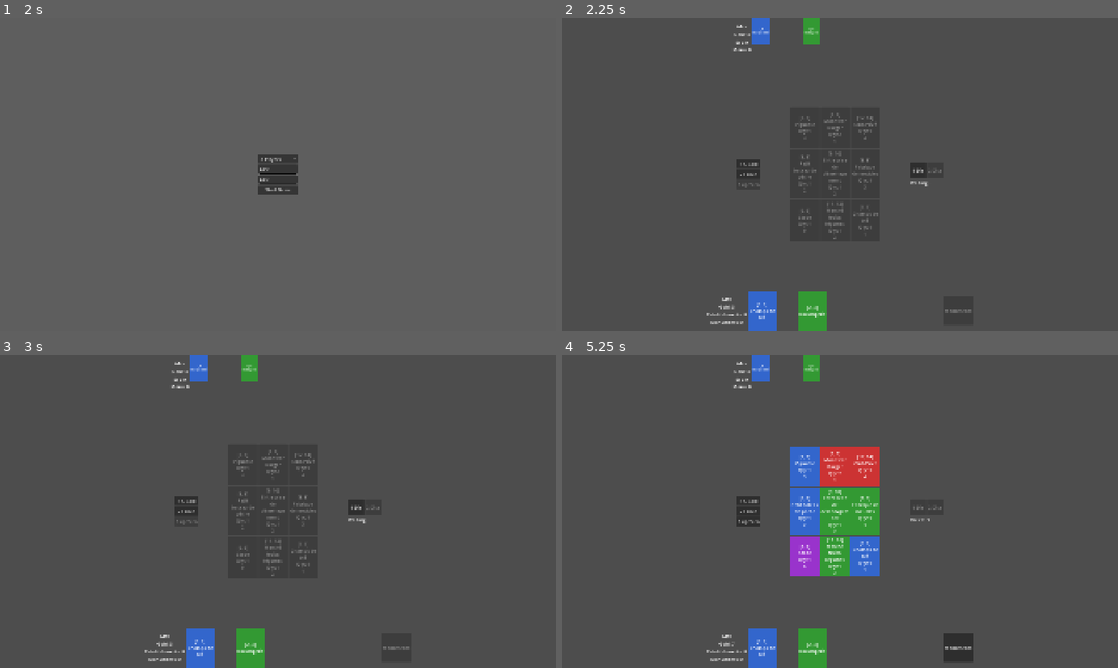
Above: before the commit, frames 1-4 (two rows, left to right).
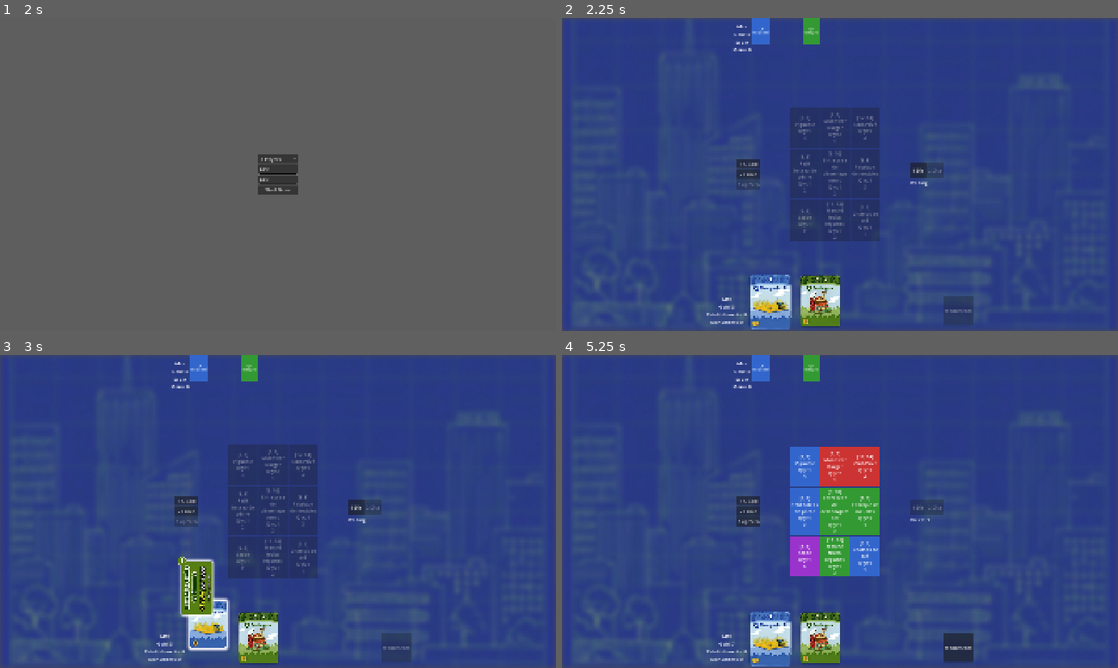
Above: after the commit, the same moments.

Repository: NyHaja/Minivilles
Game: Godot game, scene res://scene/Prototype/V3/MainMenu.tscn
Two runs of this game, one before a commit and one after it. Both use one fixed random seed, a clock stepped at 60 frames per second and the inputs below.
Inputs (mouse positions are in pixels of both pictures, inside the frame that each line leads up to):
- Up to frame 1 (2 s): click "Play" at 0.5 s; click (278, 168) at 1.27 s; type "Alex" at 1.35 s; click (278, 180) at 1.5 s; type "Alex" at 1.58 s
- Up to frame 2 (2.25 s): click "Start Game" at 2 s
- Up to frame 3 (3 s): click (205, 639) at 2.77 s
- Up to frame 4 (5.25 s): click "+ 5 Gold" at 3.5 s; click "- 2 Gold" at 4.25 s; click "1 Die" at 5 s

Frame 1 is identical in both runs. In frame 2, 99% of the frame differs, in the area x 0-100%, y 0-100%; in frame 3, 99%; in frame 4, 92%.

Commit message:
Added card visuals for the active player deck + renamed card names

Diff:
--- /dev/null
+++ b/mini-ville/scene/Card.tscn
@@ -0,0 +1,3 @@
+[gd_scene format=3 uid="uid://itnqchbcg0eu"]
+
+[node name="Card" type="Node2D" unique_id=76701034]
--- a/mini-ville/scene/Prototype/V3/Jeu.tscn
+++ b/mini-ville/scene/Prototype/V3/Jeu.tscn
@@ -1,9 +1,22 @@
 [gd_scene format=3 uid="uid://lgry15htr8jy"]
 
 [ext_resource type="Script" uid="uid://b7iorriitoyi4" path="res://script/scene/prototype/v3/JeuScript.gd" id="1_pm7t7"]
+[ext_resource type="Texture2D" uid="uid://hyy5v47tnfka" path="res://assets/Background/bluePrint_BG.png" id="2_i5b7y"]
 
 [node name="Jeu" type="Node" unique_id=1592581662]
 script = ExtResource("1_pm7t7")
+
+[node name="TextureRect" type="TextureRect" parent="." unique_id=698215910]
+anchors_preset = 15
+anchor_right = 1.0
+anchor_bottom = 1.0
+offset_left = -20.0
+offset_top = -20.0
+offset_right = 20.0
+offset_bottom = 20.0
+grow_horizontal = 2
+grow_vertical = 2
+texture = ExtResource("2_i5b7y")
 
 [node name="MainUI" type="VBoxContainer" parent="." unique_id=1468551468]
 anchors_preset = 15
@@ -341,7 +354,6 @@
 size_flags_horizontal = 3
 
 [node name="BlueMargin" type="MarginContainer" parent="MainUI/PlayerBottomArea/ActiveDeckContainer" unique_id=1741113173]
-clip_contents = true
 layout_mode = 2
 theme_override_constants/margin_right = 20
 
@@ -352,7 +364,6 @@
 size_flags_horizontal = 3
 
 [node name="GreenMargin" type="MarginContainer" parent="MainUI/PlayerBottomArea/ActiveDeckContainer" unique_id=1164571395]
-clip_contents = true
 layout_mode = 2
 theme_override_constants/margin_right = 20
 
@@ -363,7 +374,6 @@
 size_flags_horizontal = 3
 
 [node name="RedMargin" type="MarginContainer" parent="MainUI/PlayerBottomArea/ActiveDeckContainer" unique_id=101093988]
-clip_contents = true
 layout_mode = 2
 theme_override_constants/margin_right = 20
 
@@ -374,7 +384,6 @@
 size_flags_horizontal = 3
 
 [node name="PurpleMargin" type="MarginContainer" parent="MainUI/PlayerBottomArea/ActiveDeckContainer" unique_id=207906989]
-clip_contents = true
 layout_mode = 2
 size_flags_horizontal = 3
 
--- a/mini-ville/scene/table/card_X_axis.tscn
+++ b/mini-ville/scene/table/card_X_axis.tscn
@@ -1,6 +1,6 @@
 [gd_scene format=3 uid="uid://daptylvdfs3ss"]
 
-[ext_resource type="Script" uid="uid://cipvv24ib8gf3" path="res://Scripts/card_X_axis.gd" id="1_3qrd2"]
+[ext_resource type="Script" uid="uid://cipvv24ib8gf3" path="res://script/scene/table/card_X_axis.gd" id="1_3qrd2"]
 
 [node name="Card_X_axis" type="Control" unique_id=1098696589]
 custom_minimum_size = Vector2(156, 200)
@@ -12,6 +12,7 @@
 script = ExtResource("1_3qrd2")
 
 [node name="Visual" type="TextureButton" parent="." unique_id=1252935335]
+custom_minimum_size = Vector2(200, 156)
 layout_mode = 1
 anchors_preset = 15
 anchor_right = 1.0
--- a/mini-ville/scene/table/card_Y_axis.tscn
+++ b/mini-ville/scene/table/card_Y_axis.tscn
@@ -22,6 +22,7 @@
 stretch_mode = 5
 
 [node name="Tooltip" type="TextureRect" parent="Visual" unique_id=1731105118]
+visible = false
 z_index = 10
 layout_mode = 0
 offset_left = -28.0
--- a/mini-ville/scene/table/game_scene.tscn
+++ b/mini-ville/scene/table/game_scene.tscn
@@ -7,38 +7,38 @@
 [ext_resource type="Texture2D" uid="uid://crpvb45smahgh" path="res://assets/UI/player_zone_top.png" id="5_7iton"]
 [ext_resource type="PackedScene" uid="uid://cd2sh1b6hfen5" path="res://scene/table/card_Y_axis.tscn" id="5_ikfsv"]
 [ext_resource type="Texture2D" uid="uid://ky4qht6hlynt" path="res://assets/UI/player_zone_right.png" id="6_ikfsv"]
-[ext_resource type="Texture2D" uid="uid://csn34tt2obcsb" path="res://assets/Cards/Basis/Rouge_restaurant 2.png" id="6_olq2e"]
+[ext_resource type="Texture2D" uid="uid://csn34tt2obcsb" path="res://assets/Cards/Basis/rouge_restaurant_1.png" id="6_olq2e"]
 [ext_resource type="Texture2D" uid="uid://l4n4mklmls0i" path="res://assets/UI/player_zone_left.png" id="7_5dgvu"]
-[ext_resource type="Texture2D" uid="uid://c6p77cclojgys" path="res://assets/Cards/Hover/Rouge_restaurant 1.png" id="7_w61bx"]
+[ext_resource type="Texture2D" uid="uid://c6p77cclojgys" path="res://assets/Cards/Hover/Rouge_restaurant_2.png" id="7_w61bx"]
 [ext_resource type="Texture2D" uid="uid://cj58rv1s5ytyl" path="res://assets/Tooltips/tooltip_marché_fruit_et_légume_top.png" id="8_uvj3q"]
-[ext_resource type="Texture2D" uid="uid://8xrbpljr36vr" path="res://assets/Cards/Basis/Rouge_cafe 3.png" id="9_uvj3q"]
-[ext_resource type="Texture2D" uid="uid://prd5xhknchq7" path="res://assets/Cards/Hover/Rouge_cafe 2.png" id="10_mqs2o"]
-[ext_resource type="Texture2D" uid="uid://ule5f83dvu1c" path="res://assets/Cards/Basis/violet_centre_d_affaire 2.png" id="11_p4uwf"]
-[ext_resource type="Texture2D" uid="uid://buobsrrtcpf40" path="res://assets/Cards/Hover/violet_centre_d_affaire 1.png" id="12_atg6p"]
-[ext_resource type="Texture2D" uid="uid://colgos0uayxnl" path="res://assets/Cards/Basis/violet_chaine_de_tele 2.png" id="13_yf828"]
-[ext_resource type="Texture2D" uid="uid://cbkvnx2ukqoen" path="res://assets/Cards/Hover/violet_chaine_de_tele 1.png" id="14_8xidt"]
-[ext_resource type="Texture2D" uid="uid://17v6hctpf2al" path="res://assets/Cards/Basis/violet_stade 2.png" id="15_vbpv4"]
-[ext_resource type="Texture2D" uid="uid://d3kob7xybp22" path="res://assets/Cards/Hover/violet_stade 1.png" id="16_ndfmf"]
-[ext_resource type="Texture2D" uid="uid://d7s0jebt1o1v" path="res://assets/Cards/Basis/Bleu_champs_de_ble 2.png" id="17_nys34"]
-[ext_resource type="Texture2D" uid="uid://brrwy3lucvkm3" path="res://assets/Cards/Hover/Bleu_champs_de_ble 1.png" id="18_s0hop"]
-[ext_resource type="Texture2D" uid="uid://dr4a46jnd3gex" path="res://assets/Cards/Basis/Bleu_ferme 2.png" id="19_1pnnn"]
-[ext_resource type="Texture2D" uid="uid://k33xa4bf1e4b" path="res://assets/Cards/Hover/Bleu_ferme 1.png" id="20_1x3ex"]
-[ext_resource type="Texture2D" uid="uid://tnw0ytdmex34" path="res://assets/Cards/Basis/bleu_verger 2.png" id="21_ql88y"]
-[ext_resource type="Texture2D" uid="uid://crmdcoviu8m5u" path="res://assets/Cards/Hover/bleu_foret 1.png" id="22_aqnxp"]
-[ext_resource type="Texture2D" uid="uid://tnw0ytdmex34" path="res://assets/Cards/Basis/bleu_verger 2.png" id="23_t3aav"]
-[ext_resource type="Texture2D" uid="uid://ccdorpqcawktp" path="res://assets/Cards/Hover/bleu_verger 1.png" id="24_yj1qu"]
-[ext_resource type="Texture2D" uid="uid://qn5pli88iicl" path="res://assets/Cards/Basis/bleu_mine 2.png" id="25_asuqw"]
-[ext_resource type="Texture2D" uid="uid://bhfin5nooe1je" path="res://assets/Cards/Hover/bleu_mine 1.png" id="26_4k3ma"]
-[ext_resource type="Texture2D" uid="uid://dj774vh00bf5o" path="res://assets/Cards/Basis/Vert_Boulangerie 1.png" id="27_opjrb"]
-[ext_resource type="Texture2D" uid="uid://dt617oh7ievmn" path="res://assets/Cards/Hover/Vert_Boulangerie 1.png" id="28_kut41"]
-[ext_resource type="Texture2D" uid="uid://c5idp58ejd7l0" path="res://assets/Cards/Basis/vert_fabrique_de_meubles 1.png" id="29_b14wf"]
-[ext_resource type="Texture2D" uid="uid://de7mabmipcgx4" path="res://assets/Cards/Basis/vert_fromagerie 1.png" id="30_5v1oo"]
-[ext_resource type="Texture2D" uid="uid://bo30qdnolstij" path="res://assets/Cards/Hover/vert_fabrique_de_meubles 1.png" id="30_w61bx"]
-[ext_resource type="Texture2D" uid="uid://c7iwbojmxwv7r" path="res://assets/Cards/Hover/vert_fromagerie 1.png" id="31_skhme"]
-[ext_resource type="Texture2D" uid="uid://dwd42fy2il2sw" path="res://assets/Cards/Basis/vert_marche_de_fruit_et_legumes 1.png" id="32_a6xwo"]
-[ext_resource type="Texture2D" uid="uid://b1faxjfnp01jv" path="res://assets/Cards/Hover/vert_marche_de_fruit_et_legumes 1.png" id="33_1ol4r"]
-[ext_resource type="Texture2D" uid="uid://blkpvpx30sx8f" path="res://assets/Cards/Basis/vert_superette 1.png" id="34_2e2dr"]
-[ext_resource type="Texture2D" uid="uid://dfcq0b4ui752o" path="res://assets/Cards/Hover/vert_superette 1.png" id="35_k55q4"]
+[ext_resource type="Texture2D" uid="uid://8xrbpljr36vr" path="res://assets/Cards/Basis/rouge_cafe_1.png" id="9_uvj3q"]
+[ext_resource type="Texture2D" uid="uid://prd5xhknchq7" path="res://assets/Cards/Hover/Rouge_cafe_2.png" id="10_mqs2o"]
+[ext_resource type="Texture2D" uid="uid://ule5f83dvu1c" path="res://assets/Cards/Basis/violet_centre_d_affaire_1.png" id="11_p4uwf"]
+[ext_resource type="Texture2D" uid="uid://buobsrrtcpf40" path="res://assets/Cards/Hover/violet_centre_d_affaire_2.png" id="12_atg6p"]
+[ext_resource type="Texture2D" uid="uid://colgos0uayxnl" path="res://assets/Cards/Basis/violet_chaine_de_tele_1.png" id="13_yf828"]
+[ext_resource type="Texture2D" uid="uid://cbkvnx2ukqoen" path="res://assets/Cards/Hover/violet_chaine_de_tele_2.png" id="14_8xidt"]
+[ext_resource type="Texture2D" uid="uid://17v6hctpf2al" path="res://assets/Cards/Basis/violet_stade_1.png" id="15_vbpv4"]
+[ext_resource type="Texture2D" uid="uid://d3kob7xybp22" path="res://assets/Cards/Hover/violet_stade_2.png" id="16_ndfmf"]
+[ext_resource type="Texture2D" uid="uid://d7s0jebt1o1v" path="res://assets/Cards/Basis/bleu_champs_de_ble_1.png" id="17_nys34"]
+[ext_resource type="Texture2D" uid="uid://brrwy3lucvkm3" path="res://assets/Cards/Hover/Bleu_champs_de_ble_2.png" id="18_s0hop"]
+[ext_resource type="Texture2D" uid="uid://dr4a46jnd3gex" path="res://assets/Cards/Basis/bleu_ferme_1.png" id="19_1pnnn"]
+[ext_resource type="Texture2D" uid="uid://k33xa4bf1e4b" path="res://assets/Cards/Hover/Bleu_ferme_2.png" id="20_1x3ex"]
+[ext_resource type="Texture2D" uid="uid://tnw0ytdmex34" path="res://assets/Cards/Basis/bleu_verger_1.png" id="21_ql88y"]
+[ext_resource type="Texture2D" uid="uid://crmdcoviu8m5u" path="res://assets/Cards/Hover/bleu_foret_2.png" id="22_aqnxp"]
+[ext_resource type="Texture2D" uid="uid://tnw0ytdmex34" path="res://assets/Cards/Basis/bleu_verger_1.png" id="23_t3aav"]
+[ext_resource type="Texture2D" uid="uid://ccdorpqcawktp" path="res://assets/Cards/Hover/bleu_verger_2.png" id="24_yj1qu"]
+[ext_resource type="Texture2D" uid="uid://qn5pli88iicl" path="res://assets/Cards/Basis/bleu_mine_1.png" id="25_asuqw"]
+[ext_resource type="Texture2D" uid="uid://bhfin5nooe1je" path="res://assets/Cards/Hover/bleu_mine_2.png" id="26_4k3ma"]
+[ext_resource type="Texture2D" uid="uid://dj774vh00bf5o" path="res://assets/Cards/Basis/vert_Boulangerie_1.png" id="27_opjrb"]
+[ext_resource type="Texture2D" uid="uid://dt617oh7ievmn" path="res://assets/Cards/Hover/Vert_Boulangerie_2.png" id="28_kut41"]
+[ext_resource type="Texture2D" uid="uid://c5idp58ejd7l0" path="res://assets/Cards/Basis/vert_fabrique_de_meubles_1.png" id="29_b14wf"]
+[ext_resource type="Texture2D" uid="uid://de7mabmipcgx4" path="res://assets/Cards/Basis/vert_fromagerie_1.png" id="30_5v1oo"]
+[ext_resource type="Texture2D" uid="uid://bo30qdnolstij" path="res://assets/Cards/Hover/vert_fabrique_de_meubles_2.png" id="30_w61bx"]
+[ext_resource type="Texture2D" uid="uid://c7iwbojmxwv7r" path="res://assets/Cards/Hover/vert_fromagerie_2.png" id="31_skhme"]
+[ext_resource type="Texture2D" uid="uid://dwd42fy2il2sw" path="res://assets/Cards/Basis/vert_marche_de_fruit_et_legumes_1.png" id="32_a6xwo"]
+[ext_resource type="Texture2D" uid="uid://b1faxjfnp01jv" path="res://assets/Cards/Hover/vert_marche_de_fruit_et_legumes_2.png" id="33_1ol4r"]
+[ext_resource type="Texture2D" uid="uid://blkpvpx30sx8f" path="res://assets/Cards/Basis/vert_superette_1.png" id="34_2e2dr"]
+[ext_resource type="Texture2D" uid="uid://dfcq0b4ui752o" path="res://assets/Cards/Hover/vert_superette_2.png" id="35_k55q4"]
 [ext_resource type="Texture2D" uid="uid://w4c03s26l5h" path="res://assets/Tooltips/tooltip_marché_fruit_et_légume_bottom.png" id="37_w61bx"]
 [ext_resource type="Texture2D" uid="uid://kgufh3a4t6wa" path="res://assets/Tooltips/tooltip_marché_fruit_et_légume_right.png" id="40_mqs2o"]
 [ext_resource type="PackedScene" uid="uid://daptylvdfs3ss" path="res://scene/table/card_X_axis.tscn" id="40_p4uwf"]
--- a/mini-ville/script/scene/prototype/v3/JeuScript.gd
+++ b/mini-ville/script/scene/prototype/v3/JeuScript.gd
@@ -354,6 +354,23 @@
 
 		shop_container.add_child(btn)
 
+
+
+func get_clean_file_name(card_name: String, color: int) -> String:
+	var prefix = ""
+	match color:
+		CardColor.Type.BLUE: prefix = "bleu_"
+		CardColor.Type.GREEN: prefix = "vert_"
+		CardColor.Type.RED: prefix = "rouge_"
+		CardColor.Type.PURPLE: prefix = "violet_"
+
+	var clean_name = card_name.to_lower().replace(" ", "_")
+	clean_name = clean_name.replace("é", "e").replace("è", "e").replace("à", "a").replace("'", "_")
+
+	return prefix + clean_name
+
+
+
 func update_deck_ui() -> void:
 	var piles = {
 		CardColor.Type.BLUE: %BluePileBottom,
@@ -362,6 +379,8 @@
 		CardColor.Type.PURPLE: %PurplePileBottom
 	}
 
+	const CARD_SCENE = preload("res://scene/table/card_Y_axis.tscn")
+
 	for pile in piles.values():
 		for child in pile.get_children():
 			child.queue_free()
@@ -385,29 +404,61 @@
 			var target_pile = piles[color]
 
 			for i in range(quantity):
-				var card_visual = Button.new()
-				card_visual.text = str(card_data.get_activation_num()) + "\n" + card_data.get_name()
-				card_visual.custom_minimum_size = Vector2(100, 140)
-				card_visual.disabled = true
-				card_visual.autowrap_mode = TextServer.AUTOWRAP_WORD_SMART
-				var offset_x = pile_counts[color] * 15
-				card_visual.position = Vector2(offset_x, 0)
-
-				var style = StyleBoxFlat.new()
-				match color:
-					CardColor.Type.BLUE: style.bg_color = Color(0.2, 0.4, 0.8)
-					CardColor.Type.GREEN: style.bg_color = Color(0.2, 0.6, 0.2)
-					CardColor.Type.RED: style.bg_color = Color(0.8, 0.2, 0.2)
-					CardColor.Type.PURPLE: style.bg_color = Color(0.6, 0.2, 0.8)
-
-				style.set_border_width_all(1)
-				style.border_color = Color(0, 0, 0, 0.3)
-
-				card_visual.add_theme_stylebox_override("disabled", style)
-				card_visual.add_theme_color_override("font_disabled_color", Color.WHITE)
+				var card_visual = CARD_SCENE.instantiate()
+				var card_name = card_data.get_name()
+				var card_color = card_data.get_color()
+
+				var clean_name = get_clean_file_name(card_name, card_color)
+
+				var path_basis = "res://assets/Cards/Basis/" + clean_name + "_1.png"
+				var path_hover = "res://assets/Cards/Hover/" + clean_name + "_2.png"
+
+				if FileAccess.file_exists(path_basis):
+					var image_node = card_visual.get_node_or_null("Visual")
+					if image_node is TextureButton:
+						image_node.texture_normal = load(path_basis)
+
+						var card_scale = 1
+						card_visual.scale = Vector2(card_scale, card_scale)
+
+						image_node.ignore_texture_size = true
+						image_node.stretch_mode = TextureButton.STRETCH_KEEP_ASPECT_CENTERED
+
+						if FileAccess.file_exists(path_hover):
+							image_node.texture_hover = load(path_hover)
+				else:
+					print("Warning: Art missing for ", path_basis)
+
+				var tooltip_node = card_visual.get_node_or_null("Tooltip")
+				if tooltip_node:
+					var tip_path = "res://assets/Tooltips/tooltip_" + clean_name + "_top.png"
+					if FileAccess.file_exists(tip_path):
+						tooltip_node.texture = load(tip_path)
+						tooltip_node.hide()
+
+				var stack_gap = 25
+				var offset_x = pile_counts[card_color] * stack_gap
+				var push_up_amount = -60
+
+				card_visual.position = Vector2(offset_x, push_up_amount)
 
 				target_pile.add_child(card_visual)
-				pile_counts[color] += 1
+				pile_counts[card_color] += 1
+
+
+func get_texture_path_from_name(card_name: String, color: int) -> String:
+	var prefix = ""
+	match color:
+		0: prefix = "Bleu_"
+		1: prefix = "Vert_"
+		2: prefix = "Rouge_"
+		3: prefix = "violet_"
+
+	var clean_name = card_name.to_lower().replace(" ", "_")
+	clean_name = clean_name.replace("é", "e").replace("è", "e").replace("à", "a")
+
+	return "res://assets/Cards/Basis/" + prefix + clean_name + " 2.png"
+
 
 
 func update_names() -> void:
Renamed: mini-ville/assets/Cards/Basis/Bleu_champs_de_ble 2.png -> mini-ville/assets/Cards/Basis/bleu_champs_de_ble_1.png
Not shown, changed: mini-ville/assets/Cards/Basis/bleu_champs_de_ble_1.png.import
Renamed: mini-ville/assets/Cards/Basis/Bleu_ferme 2.png -> mini-ville/assets/Cards/Basis/bleu_ferme_1.png
Not shown, changed: mini-ville/assets/Cards/Basis/bleu_ferme_1.png.import
Renamed: mini-ville/assets/Cards/Basis/bleu_foret 2.png -> mini-ville/assets/Cards/Basis/bleu_foret_1.png
Not shown, changed: mini-ville/assets/Cards/Basis/bleu_foret_1.png.import
Renamed: mini-ville/assets/Cards/Basis/bleu_mine 2.png -> mini-ville/assets/Cards/Basis/bleu_mine_1.png
Not shown, changed: mini-ville/assets/Cards/Basis/bleu_mine_1.png.import
Renamed: mini-ville/assets/Cards/Basis/bleu_verger 2.png -> mini-ville/assets/Cards/Basis/bleu_verger_1.png
Not shown, changed: mini-ville/assets/Cards/Basis/bleu_verger_1.png.import
Renamed: mini-ville/assets/Cards/Basis/Rouge_cafe 3.png -> mini-ville/assets/Cards/Basis/rouge_cafe_1.png
Not shown, changed: mini-ville/assets/Cards/Basis/rouge_cafe_1.png.import
(and 49 more such lines)
